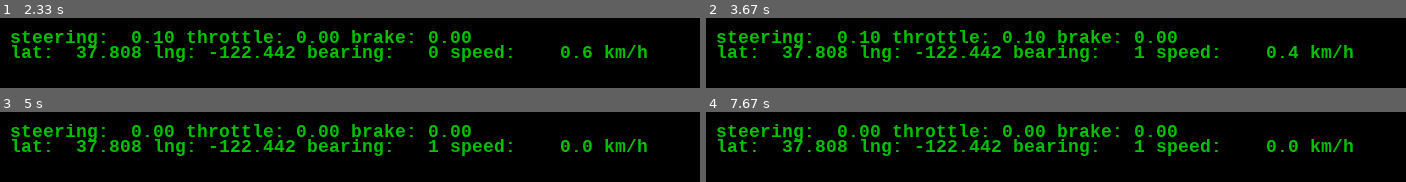
Above: before the commit, frames 1-4 (two rows, left to right).
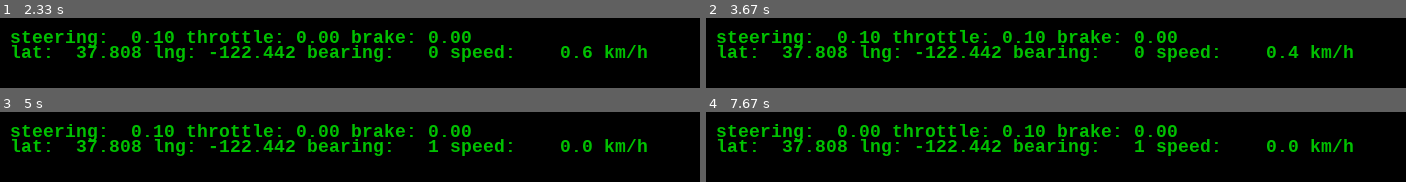
Above: after the commit, the same moments.

Repository: qvasic/repo1
Game: pygame game, started from ccp_srv/driver.py
Two runs of this game, one before a commit and one after it. Both use one fixed random seed, a clock stepped at 60 frames per second and the inputs below.
Inputs:
- Up to frame 1 (2.33 s): hold Right 0.33-0.8 s; hold Up 0.83-1.13 s; hold Right 1.17-1.63 s; hold Left 1.67-2.2 s; hold Down from 2.23 s (still down)
- Up to frame 2 (3.67 s): release Down at 2.53 s; hold Left 2.57-2.97 s; hold Up 3-3.37 s; hold Right from 3.4 s (still down)
- Up to frame 3 (5 s): release Right at 4.03 s; hold Down 4.07-4.43 s; hold Left 4.47-4.93 s; hold Right from 4.97 s (still down)
- Up to frame 4 (7.67 s): release Right at 5.43 s; hold Up 5.47-5.77 s; hold Right 5.8-6.27 s; hold Left 6.3-6.83 s; hold Down 6.87-7.17 s; hold Left 7.2-7.6 s; hold Up from 7.63 s (still down)

Frame 1 is identical in both runs. In frame 2, 0.2% of the frame differs, in the area x 61-63%, y 40-58%; in frame 3, 0.2%; in frame 4, 0.2%.

Commit message:
ccp server is now a separate class, file srv and driver srv will be using it from separate modules/programs

Diff:
--- a/ccp_srv/driver.py
+++ b/ccp_srv/driver.py
@@ -107,14 +107,14 @@
         return round( self.joy.get_axis( 0 ), 2 )
 
     def get_throttle( self ):
-        axis3 = round( self.joy.get_axis( 3 ), 2 )
+        axis3 = round( self.joy.get_axis( 2 ), 2 )
         if axis3 < 0:
             return -axis3
         else:
             return 0
 
     def get_brake( self ):
-        axis3 = round( self.joy.get_axis( 3 ), 2 )
+        axis3 = round( self.joy.get_axis( 2 ), 2 )
         if axis3 > 0:
             return axis3
         else:
@@ -133,7 +133,7 @@
         def speed_ms_to_kmh( ms ):
             return ms*3600/1000
 
-        refresh_rate = 10
+        refresh_rate = 30
         ctrl_step_big = 0.05
         ctrl_step_sml = 0.01
 
--- a/ccp_srv/srv.py
+++ b/ccp_srv/srv.py
@@ -2,13 +2,10 @@
 import socketserver
 import threading
 
-PORT = 2222
-FILE = None
-FREQ = 1
-
 class SharedData:
     """Shared data accessor class. Synchronizes gets and sets.
-    Data should be immutable object, use set( ) to set new val, get( ) to get current val.
+    Data should be immutable object - otherwise sync it yourself!
+    Use set( ) to set new val, get( ) to get current val.
     """
 
     def __init__( self, init_val=None ):
@@ -34,112 +31,79 @@
         with self.lock:
             print( to_print )
 
-def iter_by_n( iterable, N ):
-    """Iterates by series of N elements.
-    For instance given seqence [ 1, 2, 3, 4, 5 ] with N=2, first iteration will give you [1, 2],
-    second [3, 4], and third and final - [5].
-    """
-    n=0
-    for i in iterable:
-        if n == 0:
-            curr_iter = []
-        curr_iter.append( i )
-        n+=1
-        if n == N:
-            yield curr_iter
-            n=0
-
-    if n != 0:
-        yield curr_iter
-
-class EarthCircumventor:
-    def __init__( self, coords_setter_callback=None ):
-        """coords_setter_callback - callback function that will update systems's current position.
-        Expects arguments: latitude, longitude, speed in m/s, current bearing."""
-        self.update_coords = coords_setter_callback
-
-    def run( self ):
-        import earth_walk, time
-
-        speed_m_s = 10000
-        speed_deg = earth_walk.Earth_dist_to_deg( speed_m_s )
-
-        lat, lng = 0, 0
-        bearing = 30
-
-        while True:
-            prev_lat, prev_lng = lat, lng
-            lat, lng = earth_walk.step( lat, lng, bearing, speed_deg/FREQ )
-            bearing = ( earth_walk.dist_and_brng( lat, lng, prev_lat, prev_lng )[1]+180 ) % 360
-
-            if self.update_coords:
-                self.update_coords( lat, lng, speed_m_s, bearing )
-
-            time.sleep( 1/FREQ )
-
-shared_gps_data = SharedData( b"" )
 shared_printer = SharedPrinter( )
 
-def coords_generator():
-    import time, nmea, driver
+def createCCPRequestHandler( shared_bin_data, freq, event_stop ):
+    """Creates new handler class for TCP server.
+    Will send binary data which is stored in shared_bin_data freq times per second, until event_stop
+    is set.
 
-    if FILE:
-        while True:
-            print( "ENGINE going through file {}".format( FILE ) )
-            with open( FILE, "rb" ) as f:
-                for e in iter_by_n( f, 3 ):
-                    gps_data = b"".join( e )
-                    shared_gps_data.set( gps_data );
-                    time.sleep( 1/FREQ )
-    else:
-        print( "ENGINE no file given, simulating Earth circumvention" )
+    Also, some crazy Python b******t going on here.
+    This function creates a new parametrized class.
+    This class refers local variables of this function, this is super weird for people not
+    closely familiar with Python. Every separate function execution creates separate
+    execution context object, which contains all local objects created during function execution.
+    Class created in this context have a reference to this "execution context object", so as long
+    class object exists, context object will exist as well.
+    Basically I am writing this for myself N years from now. Hello, your old f****r!
+    """
 
-        def update_coords_shared( lat, lng, speed_m_s, bearing ):
-            nmea_sents = nmea.gpgga_gpgsa_gprmc( lat, lng, nmea.meters_to_knots( 3600*speed_m_s ),
-                                                 bearing ).encode( "utf-8" )
-            shared_gps_data.set( nmea_sents )
+    class CCPRequestHandler( socketserver.StreamRequestHandler ):
+        def handle( self ):
+            try:
+                import time
+                shared_printer.print( "NEW connection from {}".format( self.client_address ) )
+                lines_sent = 0
 
-        #circumvent = EarthCircumventor( update_coords_shared )
-        #circumvent.run( )
+                while not event_stop.is_set( ):
+                    self.wfile.write( shared_bin_data.get( ) )
+                    lines_sent += 1
+                    if lines_sent%100 == 0:
+                        shared_printer.print( "ACTIVE connection from {}, {} entries sent"
+                                                        .format( self.client_address, lines_sent ) )
+                    time.sleep( 1/freq )
+                else:
+                    shared_printer.print( "END connection from {}, server stops"
+                                                                    .format( self.client_address ) )
+            except Exception as e:
+                shared_printer.print( "ERROR connection from {}, exception: {}"
+                                                                .format( self.client_address, e ) )
+    return CCPRequestHandler
 
-        drvr = driver.Driver( update_coords_shared )
-        drvr.run( )
+class CCPServer:
+    """Creates Current Car Position server in a separate thread bind to port port.
+    shared_bin_nmea - instance of SharedData object, expected to contain binary NMEA sentences,
+    but basically can contain any binary data, they will be sent with frequency freq
+    to every client connected.
 
-class CCPRequestHandler( socketserver.StreamRequestHandler ):
-    def handle( self ):
-        try:
-            import time
-            shared_printer.print( "NEW connection from {}".format( self.client_address ) )
-            lines_sent = 0
+    Tupical modus operandi is as follows: create SharedData object, create CCPServer object with it,
+    start server, set shared data to whatever you want, server will send it to any client connected,
+    once you're done (for instance when user clicks "Exit" button, or when KeyboardInterrupt arrives,
+    stop the server.
+    """
 
-            while True:
-                self.wfile.write( shared_gps_data.get( ) )
-                lines_sent += 1
-                if lines_sent%100 == 0:
-                    shared_printer.print( "ACTIVE connection from {}, {} entries sent"
-                                                        .format( self.client_address, lines_sent ) )
-                time.sleep( 1/FREQ )
-        except Exception as e:
-            shared_printer.print( "ERROR connection from {}, exception: {}"
-                                                                .format( self.client_address, e ) )
+    def __init__( self, shared_bin_nmea, freq=1, port=2222 ):
+        self.port = port
+        self.srv_stops = threading.Event( )
+        self.srv = socketserver.ThreadingTCPServer( ( "", port ),
+                                                    createCCPRequestHandler( shared_bin_nmea,
+                                                                             freq,
+                                                                             self.srv_stops )
+                                                  )
+        self.thread = threading.Thread( target=self.srv.serve_forever )
 
-def main():
-    import sys
+    def start( self ):
+        """Starts the server in separate thread and returns."""
+        self.thread.start( )
+        shared_printer.print( "CCP SERVER port {} STARTS".format( self.port ) )
 
-    if len( sys.argv ) > 1:
-        global FILE
-        FILE = sys.argv[1]
-
-    coords_generator_thread = threading.Thread( target=coords_generator, daemon=True )
-    coords_generator_thread.start()
-
-    srv = socketserver.ThreadingTCPServer( ( "", PORT ), CCPRequestHandler )
-    print( "opened server on port {}, serving forever".format( PORT ) )
-    try:
-        srv.serve_forever()
-    except KeyboardInterrupt:
-        print( "USER ABORT" )
-    srv.server_close()
+    def stop( self ):
+        """Stops the server, wait for it to shutdown, also asks all handlers to stop as well."""
+        shared_printer.print( "CCP SERVER port {} STOPS".format( self.port ) )
+        self.srv_stops.set( )
+        self.srv.shutdown( )
+        self.thread.join( )
+        self.srv.server_close( )
 
 if __name__ == "__main__":
-    main()
+    print( "contains Current Car Position Server class, should be used as a module" )
--- /dev/null
+++ b/ccp_srv/srv_driver.py
@@ -0,0 +1,145 @@
+import socket
+import socketserver
+import threading
+
+PORT = 2222
+FILE = None
+FREQ = 1
+
+class SharedData:
+    """Shared data accessor class. Synchronizes gets and sets.
+    Data should be immutable object, use set( ) to set new val, get( ) to get current val.
+    """
+
+    def __init__( self, init_val=None ):
+        self.lock = threading.Lock( )
+        self.data = init_val
+
+    def get( self ):
+        with self.lock:
+            ret = self.data
+        return ret
+
+    def set( self, new_val ):
+        with self.lock:
+            self.data = new_val
+
+class SharedPrinter:
+    """Shared printer, synchronizes print operations."""
+
+    def __init__( self ):
+        self.lock = threading.Lock( )
+
+    def print( self, to_print ):
+        with self.lock:
+            print( to_print )
+
+def iter_by_n( iterable, N ):
+    """Iterates by series of N elements.
+    For instance given seqence [ 1, 2, 3, 4, 5 ] with N=2, first iteration will give you [1, 2],
+    second [3, 4], and third and final - [5].
+    """
+    n=0
+    for i in iterable:
+        if n == 0:
+            curr_iter = []
+        curr_iter.append( i )
+        n+=1
+        if n == N:
+            yield curr_iter
+            n=0
+
+    if n != 0:
+        yield curr_iter
+
+class EarthCircumventor:
+    def __init__( self, coords_setter_callback=None ):
+        """coords_setter_callback - callback function that will update systems's current position.
+        Expects arguments: latitude, longitude, speed in m/s, current bearing."""
+        self.update_coords = coords_setter_callback
+
+    def run( self ):
+        import earth_walk, time
+
+        speed_m_s = 10000
+        speed_deg = earth_walk.Earth_dist_to_deg( speed_m_s )
+
+        lat, lng = 0, 0
+        bearing = 30
+
+        while True:
+            prev_lat, prev_lng = lat, lng
+            lat, lng = earth_walk.step( lat, lng, bearing, speed_deg/FREQ )
+            bearing = ( earth_walk.dist_and_brng( lat, lng, prev_lat, prev_lng )[1]+180 ) % 360
+
+            if self.update_coords:
+                self.update_coords( lat, lng, speed_m_s, bearing )
+
+            time.sleep( 1/FREQ )
+
+shared_gps_data = SharedData( b"" )
+shared_printer = SharedPrinter( )
+
+def coords_generator():
+    import time, nmea, driver
+
+    if FILE:
+        while True:
+            print( "ENGINE going through file {}".format( FILE ) )
+            with open( FILE, "rb" ) as f:
+                for e in iter_by_n( f, 3 ):
+                    gps_data = b"".join( e )
+                    shared_gps_data.set( gps_data );
+                    time.sleep( 1/FREQ )
+    else:
+        print( "ENGINE no file given, simulating Earth circumvention" )
+
+        def update_coords_shared( lat, lng, speed_m_s, bearing ):
+            nmea_sents = nmea.gpgga_gpgsa_gprmc( lat, lng, nmea.meters_to_knots( 3600*speed_m_s ),
+                                                 bearing ).encode( "utf-8" )
+            shared_gps_data.set( nmea_sents )
+
+        #circumvent = EarthCircumventor( update_coords_shared )
+        #circumvent.run( )
+
+        drvr = driver.Driver( update_coords_shared )
+        drvr.run( )
+
+class CCPRequestHandler( socketserver.StreamRequestHandler ):
+    def handle( self ):
+        try:
+            import time
+            shared_printer.print( "NEW connection from {}".format( self.client_address ) )
+            lines_sent = 0
+
+            while True:
+                self.wfile.write( shared_gps_data.get( ) )
+                lines_sent += 1
+                if lines_sent%100 == 0:
+                    shared_printer.print( "ACTIVE connection from {}, {} entries sent"
+                                                        .format( self.client_address, lines_sent ) )
+                time.sleep( 1/FREQ )
+        except Exception as e:
+            shared_printer.print( "ERROR connection from {}, exception: {}"
+                                                                .format( self.client_address, e ) )
+
+def main():
+    import sys
+
+    if len( sys.argv ) > 1:
+        global FILE
+        FILE = sys.argv[1]
+
+    coords_generator_thread = threading.Thread( target=coords_generator, daemon=True )
+    coords_generator_thread.start()
+
+    srv = socketserver.ThreadingTCPServer( ( "", PORT ), CCPRequestHandler )
+    print( "opened server on port {}, serving forever".format( PORT ) )
+    try:
+        srv.serve_forever()
+    except KeyboardInterrupt:
+        print( "USER ABORT" )
+    srv.server_close()
+
+if __name__ == "__main__":
+    main()
--- /dev/null
+++ b/ccp_srv/srv_file.py
@@ -0,0 +1,52 @@
+"""Opens file gps.log or other file passed as first argument, iterates it by three lines at once
+(created with NMEA sentences GPGGA, GPGSA and GPRMC in mind, but can be anything), once a second
+sends those lines to anyone who connects to port 2222.
+Iteration goes on even if no one is connected, so this can be useful to emulate vehicle movement
+even when navigation system is off, rebooting, etc.
+"""
+
+def iter_by_n( iterable, N ):
+    """Iterates by series of N elements.
+    For instance given seqence [ 1, 2, 3, 4, 5 ] with N=2, first iteration will give you [1, 2],
+    second [3, 4], and third and final - [5].
+    """
+    n=0
+    for i in iterable:
+        if n == 0:
+            curr_iter = []
+        curr_iter.append( i )
+        n+=1
+        if n == N:
+            yield curr_iter
+            n=0
+
+    if n != 0:
+        yield curr_iter
+
+def main():
+    import time, sys, srv
+
+    if len( sys.argv ) > 1:
+        filename = sys.argv[1]
+    else:
+        filename = "gps.log"
+
+    shared_nmea_data = srv.SharedData( b"" )
+    server = srv.CCPServer( shared_nmea_data )
+    server.start( )
+
+    try:
+        while True:
+            print( "MAIN LOOP going through file {}".format( filename ) )
+            with open( filename, "rb" ) as f:
+                for e in iter_by_n( f, 3 ):
+                    gps_data = b"".join( e )
+                    shared_nmea_data.set( gps_data );
+                    time.sleep( 1 )
+    except KeyboardInterrupt:
+        print( "MAIN LOOP USER ABORT" )
+    finally:
+        server.stop( )
+
+if __name__ == "__main__":
+    main()
--- a/ccp_srv/vehicle_phys.py
+++ b/ccp_srv/vehicle_phys.py
@@ -9,7 +9,7 @@
 
         # geometry
         self.wheelbase_m = 2.6
-        self.max_front_turn_deg = 50
+        self.max_front_turn_deg = 40
 
         # intertia and propulsion
         self.mass_kg = 2000
